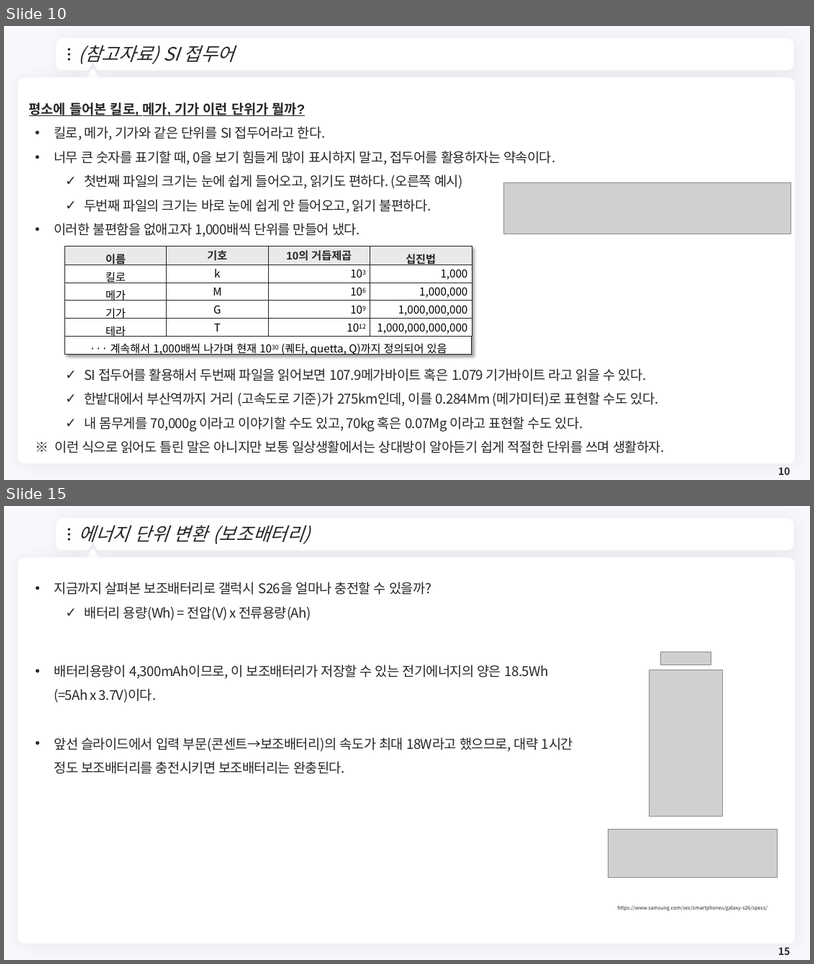
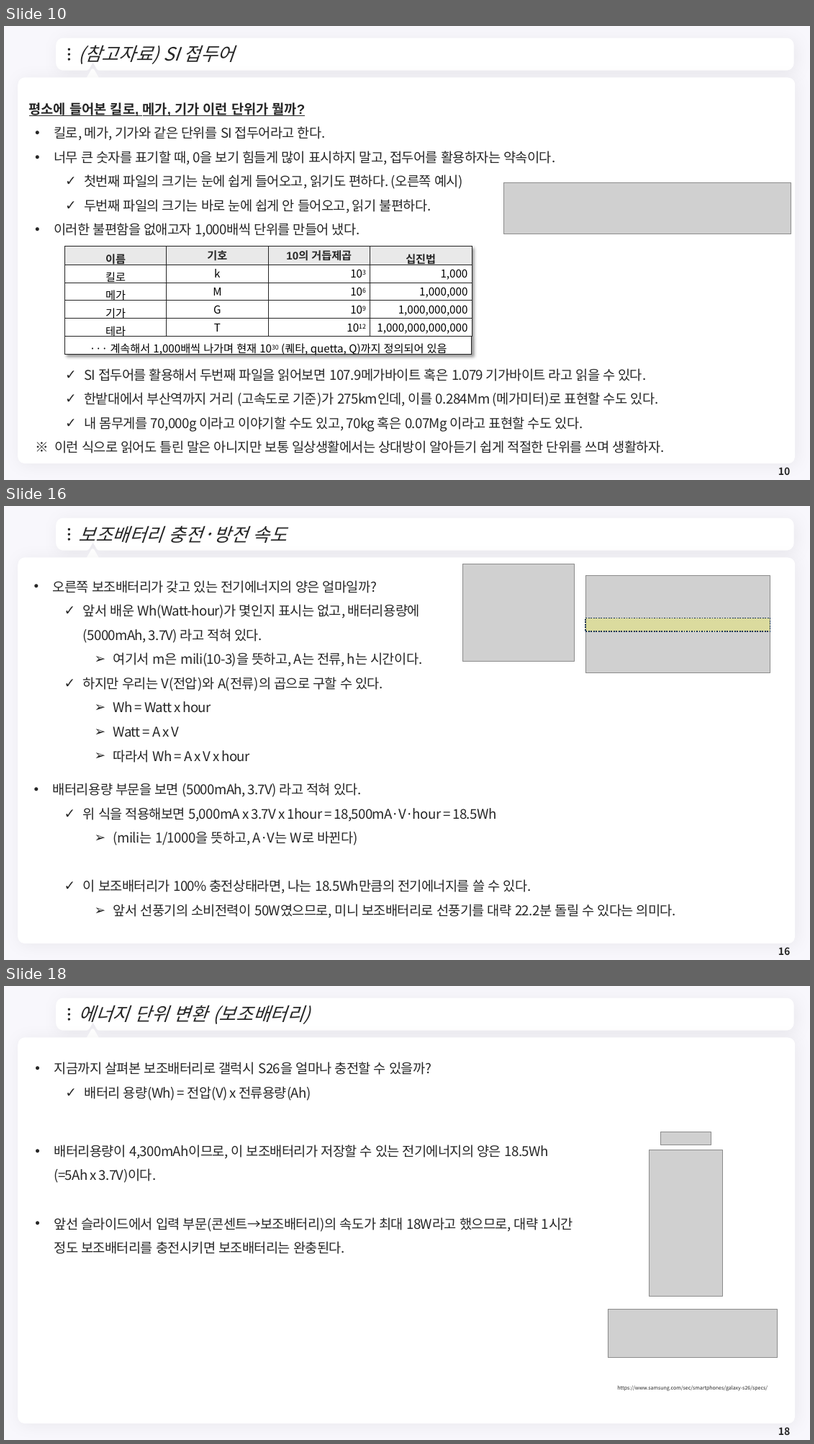
Before and after one commit to meandthey/Teaching, a slide deck: 에너지경제학/자원에너지경제학_Chapter_1.pptx. Shown one above the other, each under a label of ours: slides 10 and 15 before the commit, slides 10, 16 and 18 after it; the slides between them are not shown. The pictures are 814x964 and 814x1444 pixels, drawn with LibreOffice and Linux fonts; fonts in the diff are those of the drawing; grey boxes stand for pictures; background and template pictures are left out. Boxes give left, top, right and bottom in pixels: in the first picture for what was removed or moved away, otherwise in the second. Text is boxed around its words. In the diff, an @@ line names an element or a change of style, - is before the commit and + after.

```diff
--- a/에너지경제학/자원에너지경제학_Chapter_1.pptx
+++ b/에너지경제학/자원에너지경제학_Chapter_1.pptx
@@ slide 16 added at [4,506,810,960], background #F8F7FC; not listed: 7 template elements that a slide beside it also shows @@
@@ title added at [79,525,287,543], 22 pt, text #262626, italic @@
+보조배터리 충전·방전 속도
@@ picture added at [463,564,574,662] @@
@@ text added at [53,580,422,762], 16 pt, text #262626 @@
+• 오른쪽 보조배터리가 갖고 있는 전기에너지의 양은 얼마일까?
+  ✓ 앞서 배운 Wh(Watt-hour)가 몇인지 표시는 없고, 배터리용량에 (5000mAh, 3.7V) 라고 적혀 있다.
+    ➢ 여기서 m은 mili(10-3)을 뜻하고, A는 전류, h는 시간이다.
+  ✓ 하지만 우리는 V(전압)와 A(전류)의 곱으로 구할 수 있다.
+    ➢ Wh = Watt x hour
+    ➢ Watt = A x V
+    ➢ 따라서 Wh = A x V x hour
@@ picture added at [586,576,771,673] @@
@@ rectangle added at [586,618,771,631], fill #FFFF00 at 24% opacity, outline #143253 1.5 pt dashed @@
@@ text added at [53,782,676,918], 16 pt, text #262626 @@
+• 배터리용량 부문을 보면 (5000mAh, 3.7V) 라고 적혀 있다.
+  ✓ 위 식을 적용해보면 5,000mA x 3.7V x 1hour = 18,500mA·V·hour = 18.5Wh
+    ➢ (mili는 1/1000을 뜻하고, A·V는 W로 바뀐다)
+  ✓ 이 보조배터리가 100% 충전상태라면, 나는 18.5Wh만큼의 전기에너지를 쓸 수 있다.
+    ➢ 앞서 선풍기의 소비전력이 50W였으므로, 미니 보조배터리로 선풍기를 대략 22.2분 돌릴 수 있다는 의미다.
@@ page number added at [779,947,790,955], 12 pt, text #262626, bold @@
+16
@@ what was slide 15 is now slide 18 @@
```
Also in this commit, not shown: 4 slides changed, 3 other slides added.
